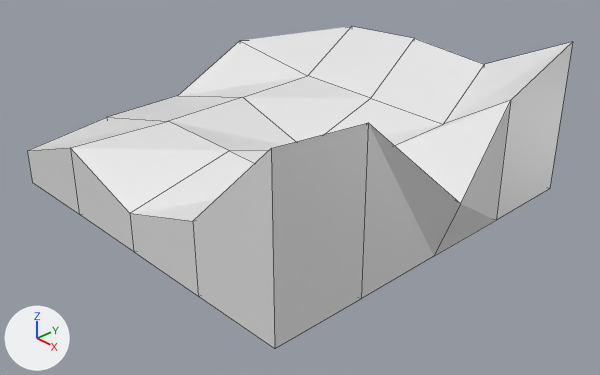
One commit to the Blender file meshes/bare-cube.blend: the scene before it, then after it.
Rendered twice from a 50 mm lens placed at (1.491, -1.369, 0.582), pointed at (0.093, -0.047, -0.414). The axes (+X, +Y, +Z) are drawn at lower left. The lights are the same throughout. Mesh edges are drawn as thin lines.

Script lines for the objects in view, before the commit:
```python
mat_material = principled_material('Material')
mat_material.base_color = (0.8, 0.8, 0.8)  # white #e7e7e7
mat_material.roughness = 0.4
me_cube = bpy.data.meshes.new('Cube')
me_cube.from_pydata(...)  # 50 vertices, 48 faces; spans x -1.0..1.12, y -1.0..1.0, z -1.0..-0.05
me_cube.materials.append(mat_material)  # white #e7e7e7
ob_cube = bpy.data.objects.new('Cube', me_cube)
ob_cube.location = (0.0, 0.0, 0.0)
ob_cube.scale = (0.5, 0.5, 0.5)
```
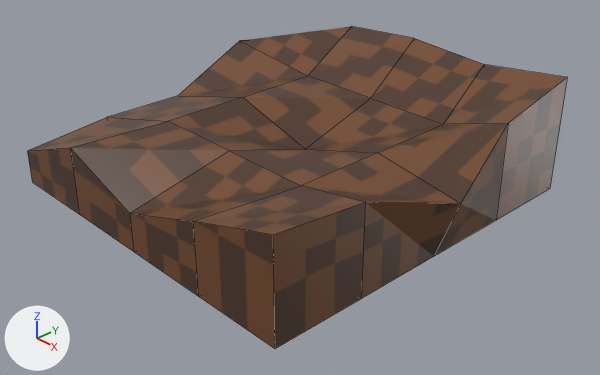
Boxes (x1, y1, x2, y2) around the edits, measured in the pictures (600 x 375 px; the box of a moved part takes in the faces that stretch with it):
'Cube', surface changed, reshaped (white to brown): before (27, 26, 573, 349); after (27, 26, 567, 349)
part 1 of me_cube, moved or reshaped: before (394, 42, 573, 256); after (378, 64, 567, 256)
part 2 of me_cube, moved or reshaped: before (193, 123, 460, 349); after (193, 153, 460, 349)
part 3 of me_cube, surface changed (white to brown): (27, 26, 484, 296) in both

The change, as a diff of the scene's bpy script:
```diff
--- a/meshes/bare-cube.blend.py
+++ b/meshes/bare-cube.blend.py
@@ img_bare_cube @@
+img_bare_cube = load_image('bare-cube', '../textures/bare-cube.png', 32, 32, 'sRGB')
@@ mat_material @@
 mat_material = principled_material('Material')
-mat_material.base_color = (0.8, 0.8, 0.8)  # white #e7e7e7
+mat_material.texture = img_bare_cube
 mat_material.roughness = 0.4
@@ me_cube @@
 # used by ob_cube; location = (0.0, 0.0, 0.0); scale = (0.5, 0.5, 0.5)
-me_cube.from_pydata(...)  # 50 vertices, 48 faces; spans x -1.0..1.12, y -1.0..1.0, z -1.0..-0.05
-me_cube.vertices[0].co = (1.0, 1.0, -0.1)  # pixel (572, 41)
-me_cube.vertices[26].co = (1.0, 0.5, -0.27)  # pixel (510, 100)
-me_cube.vertices[1].co = (1.0, -1.0, -0.05)  # pixel (271, 148)
-me_cube.vertices[18].co = (1.0, -0.5, -0.1)  # pixel (368, 122)
+me_cube.from_pydata(...)  # 50 vertices, 48 faces; spans x -1.0..1.12, y -1.0..1.0, z -1.0..-0.28
+# me_cube part 1
+me_cube.vertices[0].co = (1.0, 1.0, -0.28)  # pixel (567, 77)
+me_cube.vertices[26].co = (1.0, 0.5, -0.39)  # pixel (508, 123)
+# me_cube part 2
+me_cube.vertices[1].co = (1.0, -1.0, -0.39)  # pixel (272, 234)
+me_cube.vertices[18].co = (1.0, -0.5, -0.44)  # pixel (365, 202)
+# me_cube part 3: texture (UV) coordinates of 48 of 48 faces, centred in x -1.0..1.03, y -1.0..1.0, z -1.0..-0.3, changed; they spanned u 0.12..0.88, v 0.0..1.0 and now span u 0.0..1.0, v 0.0..1.0
 me_cube.materials.append(mat_material)
```
